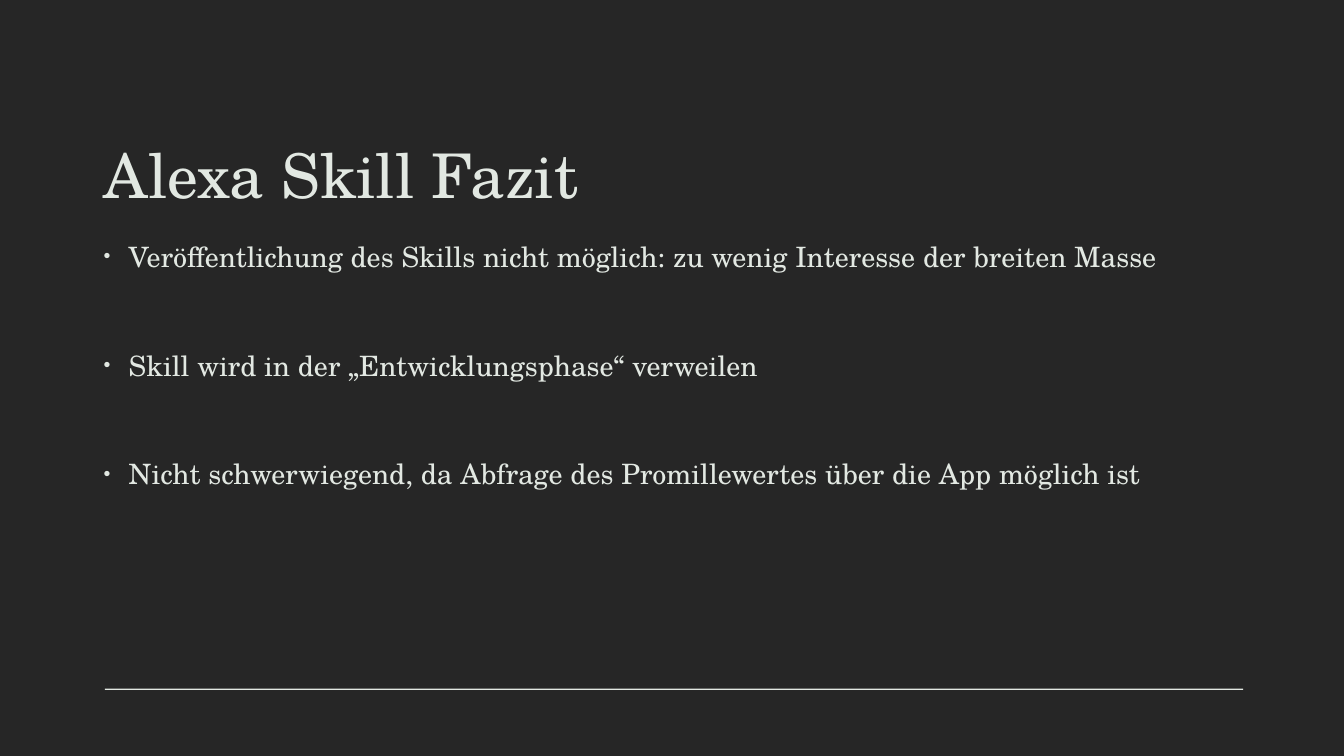
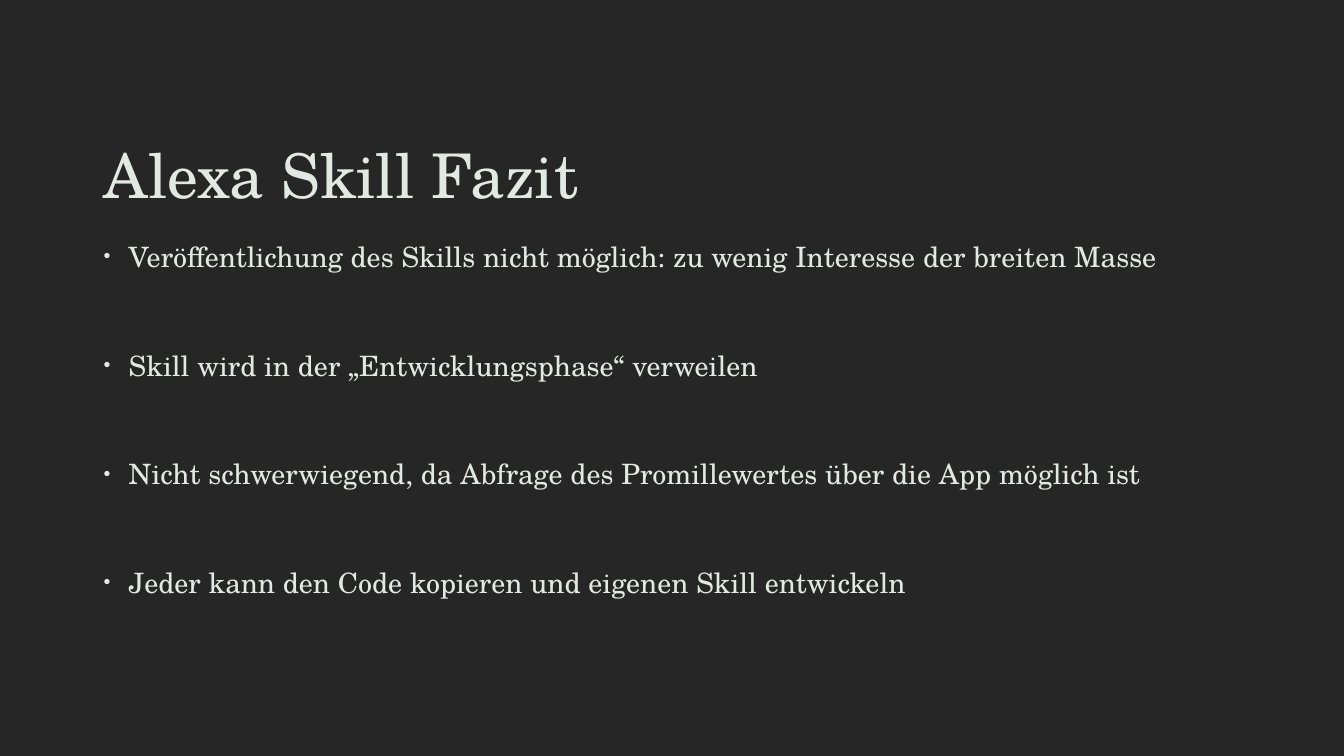
Before and after one commit to B4ldur-ts/smart-booze, a slide deck: slide 11 of Smartbooze_Pitch_Deck.pptx (slide 9 before the commit). Drawn at 1344x756 pixels with LibreOffice and Linux fonts; fonts in the diff are those of the drawing. Boxes give left, top, right and bottom in pixels: in the first picture for what was removed or moved away, otherwise in the second. Text is boxed around its words. In the diff, an @@ line names an element or a change of style, - is before the commit and + after.

```diff
--- a/Smartbooze_Pitch_Deck.pptx
+++ b/Smartbooze_Pitch_Deck.pptx
@@ text at (129, 572, 906, 599): paragraph added @@
+• Jeder kann den Code kopieren und eigenen Skill entwickeln
@@ line removed from (105, 690) to (1243, 690) @@
```
Also in this commit, not shown: 11 other slides changed, 3 slides added, 1 slide removed.
